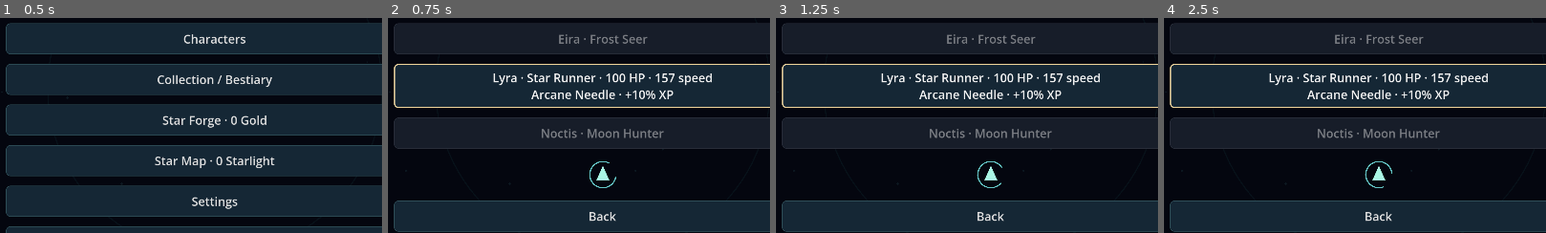
Above: before the commit, frames 1-4 (left to right).
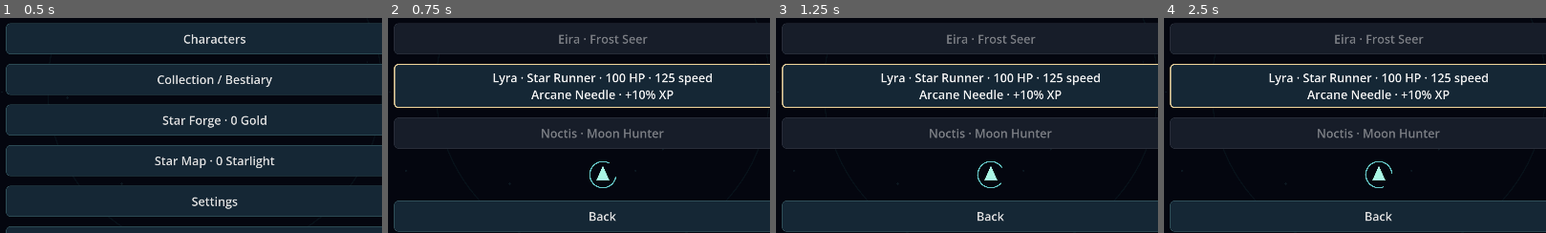
Above: after the commit, the same moments.

Repository: RaphaelGebauer/NULLBORN
Game: Godot game, scene res://scenes/main_menu.tscn
Same seed, same stepped clock (60 frames per second), same inputs: the game is played once before the commit and once after it.
Inputs:
- Up to frame 1 (0.5 s): no input
- Up to frame 2 (0.75 s): click "New Run" at 0.5 s
- Up to frame 3 (1.25 s): no input
- Up to frame 4 (2.5 s): click "Back" at 1.25 s; click "New Run" at 2 s
The pictures show only the part of the screen within x 22-72%, y 34-84%; the shares and areas given below are measured in that part.

Frame 1 is identical in both runs. In frame 2, less than 0.1% of the frame differs, in the area x 71-75%, y 25-31%; in frame 3, less than 0.1%; in frame 4, less than 0.1%.

Commit message:
balance: reduce current hero speed by 20 percent and increase non-boss spawn HP

Diff:
--- a/resources/pacing.tres
+++ b/resources/pacing.tres
@@ -5,4 +5,4 @@
 id = "opening_pace"
 display_name = "Opening pace"
 description = "A measured opening with generous movement advantage and a gradual eight-minute ramp."
-values = {"player_speed": 0.7125, "player_damage": 0.93, "enemy_speed": 0.65, "spawn_rate": 0.4, "projectile_speed": 0.8, "attack_interval": 1.2, "ramp_seconds": 480.0}
+values = {"player_speed": 0.57, "player_damage": 0.93, "normal_enemy_hp": 1.2, "enemy_speed": 0.65, "spawn_rate": 0.4, "projectile_speed": 0.8, "attack_interval": 1.2, "ramp_seconds": 480.0}
--- a/scripts/world.gd
+++ b/scripts/world.gd
@@ -67,6 +67,8 @@
 	var v: Dictionary=model.registry.get_def(id).values
 	var m: int=mini(29,int(model.time/60))
 	var hp_scale: float=(1+.055*m+.0025*m*m)*(1+.006*maxi(model.level-1,0))*(1+.10*floori(m/5.0))*(1+model.curse)
+	# Apply once to fresh spawn HP, including children/summons; bosses keep their existing HP.
+	if not boss: hp_scale*=model.pacing.values.get("normal_enemy_hp",1.0)
 	var e: Dictionary={} if enemy_pool.is_empty() else enemy_pool.pop_back()
 	e.clear()
 	e.merge({"id":serial,"kind":id,"pos":pos,"hp":v.hp*hp_scale,"max_hp":v.hp*hp_scale,"speed":v.speed*minf(1.35,1+.012*m) …(294 unchanged characters)…
--- a/tests/balance_fixes_runner.gd
+++ b/tests/balance_fixes_runner.gd
@@ -11,8 +11,8 @@
 		var model=Model.new()
 		model.hero=hero
 		model.recalculate()
-		var old_speed: float=model.registry.get_def(hero).values.speed*.75
-		check(is_equal_approx(model.speed,old_speed*.95),"Exactly proportional five percent reduction: "+hero)
+		var old_speed: float=model.registry.get_def(hero).values.speed*.7125
+		check(is_equal_approx(model.speed,old_speed*.8),"Exactly proportional additional twenty percent reduction: "+hero)
 		model.meta={"speed":3,"long_stride":2,"evasive_instinct":2,"might":2}
 		model.passives={"runner_boots":3,"momentum_feather":2,"power_core":3}
 		model.constellation_nodes=["comet_spark","far_traveler","rush_of_stars"]
@@ -23,11 +23,11 @@
 		var current: float=model.speed
 		var damage: float=model.might
 		model.pacing=model.pacing.duplicate(true)
-		model.pacing.values.player_speed=.75
+		model.pacing.values.player_speed=.7125
 		model.pacing.values.player_damage=1.0
 		model.recalculate()
-		check(is_equal_approx(current,model.speed*.95) and is_equal_approx(damage,model.might*.93),"Meta/passive/timed/low-health/star bonuses stay proportional: "+hero)
-		model.pacing.values.player_speed=.7125
+		check(is_equal_approx(current,model.speed*.8) and is_equal_approx(damage,model.might*.93),"Meta/passive/timed/low-health/star bonuses stay proportional: "+hero)
+		model.pacing.values.player_speed=.57
 		model.pacing.values.player_damage=.93
 		model.recalculate()
 		for i in range(10): model.recalculate()
--- /dev/null
+++ b/tests/layout_balance_runner.gd
@@ -0,0 +1,153 @@
+extends SceneTree
+const Model=preload("res://scripts/run_model.gd")
+const Report=preload("res://scripts/run_report.gd")
+var passes: int=0
+var failures: int=0
+func _initialize() -> void: call_deferred("run")
+func check(ok: bool,message: String) -> void:
+	if ok: passes+=1; print("PASS ",message)
+	else: failures+=1; push_error("FAIL "+message)
+func snapshot(app: Node) -> PackedByteArray:
+	return var_to_bytes([app.model.time,app.model.statistics.combat_seconds,app.model.xp,app.model.gold,app.model.rng.state,app.model.weapons,app.model.passives,app.world.enemies,app.world.shots,app.world.combat.elapsed,app.world.player.position])
+func run() -> void:
+	for hero in ["lyra","brann","eira","noctis"]:
+		var model=Model.new()
+		model.hero=hero
+		model.recalculate()
+		var previous: float=model.registry.get_def(hero).values.speed*.7125
+		check(is_equal_approx(model.speed,previous*.8),"Current base movement ×0.8 for "+hero)
+		for fast in [false,true]:
+			model.fast=fast
+			model.meta={"speed":2,"long_stride":2,"evasive_instinct":3}
+			model.passives={"runner_boots":2,"momentum_feather":3}
+			model.constellation_nodes=["comet_spark","far_traveler","rush_of_stars"]
+			model.time=240
+			model.hp=20
+			model.rush_until=260
+			model.recalculate()
+			var speed: float=model.speed
+			model.pacing=model.pacing.duplicate(true)
+			model.pacing.values.player_speed=.7125
+			model.recalculate()
+			check(is_equal_approx(speed,model.speed*.8),"All additive speed bonuses retained; Quick="+str(fast)+" "+hero)
+			model.pacing.values.player_speed=.57
+			for i in range(20): model.recalculate()
+			check(is_equal_approx(speed,model.speed),"Repeated recalculation never compounds speed "+hero)
+	var loot_snapshots: Array=[]
+	for factor in [1.0,1.2]:
+		var loot_model=Model.new()
+		loot_model.pacing=loot_model.pacing.duplicate(true)
+		loot_model.pacing.values.normal_enemy_hp=factor
+		loot_model.time=1200
+		loot_model.rng.seed=115
+		var loot_world=load("res://scenes/game.tscn").instantiate()
+		loot_world.model=loot_model
+		root.add_child(loot_world)
+		loot_world.set_physics_process(false)
+		loot_world.player.set_physics_process(false)
+		for id in ["wisp","elite_hunter","astral_guardian"]:
+			loot_world.kill_enemy(loot_world.spawn_enemy(id,Vector2(700,0)))
+		var kind: String=loot_model.registry.get_def("wave_20").values.weights.keys().filter(func(id):return id!="splitter")[0]
+		var elite: Dictionary=loot_world.spawn_enemy(kind,Vector2(700,0))
+		loot_world.elite_director.promote(elite,["armored"])
+		loot_world.kill_enemy(elite)
+		loot_snapshots.append(var_to_bytes([loot_world.pickups,loot_model.kills,loot_model.bosses,loot_model.instability,loot_model.affixes_seen,loot_model.rng.state]))
+		loot_world.queue_free()
+		await process_frame
+		await process_frame
+	check(loot_snapshots[0]==loot_snapshots[1],"Actual normal/elite/boss kill rewards and RNG are identical under old/new HP factor")
+	var model=Model.new()
+	model.recalculate()
+	var world=load("res://scenes/game.tscn").instantiate()
+	world.model=model
+	root.add_child(world)
+	world.set_physics_process(false)
+	world.player.set_physics_process(false)
+	for minute in [0,17,29]:
+		model.time=minute*60
+		model.level=1 if minute==0 else 20
+		model.curse=0 if minute==0 else .5
+		model.instability=95
+		var scaling: float=(1+.055*minute+.0025*minute*minute)*(1+.006*maxi(model.level-1,0))*(1+.1*floori(minute/5.0))*(1+model.curse)
+		for id in model.registry.catalogs.enemy:
+			var values: Dictionary=model.registry.get_def(id).values
+			var enemy: Dictionary=world.spawn_enemy(id,Vector2(700,200))
+			var expected: float=values.hp*scaling*(1.0 if values.boss else 1.2)
+			check(is_equal_approx(enemy.hp,expected) and is_equal_approx(enemy.max_hp,expected),"Exactly one HP factor, boss exemption: %s at %d" % [id,minute])
+			check(is_equal_approx(enemy.speed,values.speed*minf(1.35,1+.012*minute)*(1+.35*model.curse)) and is_equal_approx(enemy.damage,values.damage*(1+.035*minute)) and enemy.xp==values.xp,"Speed/damage/XP unchanged: "+id)
+			world.enemies.erase(enemy)
+			world.enemy_pool.append(enemy)
+	model.time=0
+	model.level=1
+	model.curse=0
+	model.instability=0
+	model.time=1200
+	model.instability=95
+	for affixes in [["armored"],["armored","swift"],["armored","swift","hexbound"]]:
+		var elite: Dictionary=world.spawn_enemy(model.registry.get_def("wave_20").values.weights.keys().filter(func(id):return id!="splitter")[0],Vector2(500,0))
+		var base_hp: float=model.registry.get_def(elite.kind).values.hp*4.34
+		check(world.elite_director.promote(elite,affixes) and is_equal_approx(elite.max_hp,base_hp*1.2*(2.5+.25*(affixes.size()-1))),"Existing elite multiplier after one new HP factor: "+str(affixes.size()))
+		var hp: float=elite.max_hp
+		check(not world.elite_director.promote(elite,affixes) and hp==elite.max_hp,"Repeated promotion cannot scale HP again")
+	model.time=0
+	var splitter: Dictionary=world.spawn_enemy("splitter",Vector2(700,0))
+	world.kill_enemy(splitter)
+	var children: Array=world.enemies.filter(func(e):return e.child)
+	check(children.size()==2 and children.all(func(e):return is_equal_approx(e.max_hp,model.registry.get_def("mite").values.hp*1.2)),"Actual splitter children receive HP factor once")
+	var queen: Dictionary=world.spawn_enemy("void_queen",Vector2(600,300))
+	world.bosses.safe_summons(queen)
+	children=world.enemies.filter(func(e):return e.parent_boss==queen.id)
+	check(children.size()==3 and children.all(func(e):return is_equal_approx(e.hp,model.registry.get_def("mite").values.hp*1.2)),"Real Queen summons receive normal HP; boss keeps its HP")
+	var enemy: Dictionary=world.spawn_enemy("guardian",Vector2(700,0))
+	model.crit=0
+	var hp: float=enemy.hp
+	world.hit(enemy,100,{},"arcane_needle")
+	check(hp-enemy.hp==100 and is_equal_approx(model.pacing.values.player_damage,.93),"Previous player damage factor unchanged; hit pipeline does not add HP scaling")
+	world.queue_free()
+	await process_frame
+	await process_frame
+	var app=load("res://scenes/main_menu.tscn").instantiate()
+	app.save.path="user://layout-balance-test.json"
+	root.add_child(app)
+	app.save.persistent=false
+	app.start_run()
+	app.choose_rune(0)
+	app.events=[]
+	app.pause_game()
+	check(app.equipment_view.weapon_grid.columns==6 and app.equipment_view.weapon_grid.get_child_count()==6 and app.equipment_view.passive_grid.get_child_count()==6,"Pause has two real rows of six slots")
+	app.model.passives={"momentum_feather":2}
+	app.model.inventory_changed.emit()
+	check(app.equipment_view.passive_grid.get_child(0).tooltip_text.contains("Momentum Feather"),"Inventory signal refreshes projection without another inventory")
+	app.model.runes=["blood_moon","time_anchor"]
+	app.model.rune_changed.emit()
+	check(app.equipment_view.rune_grid.get_child_count()==2,"Rune signal refreshes centered rune view")
+	app.build_details()
+	check(app.equipment_view.weapon_grid.columns==3 and app.equipment_view.passive_grid.columns==3,"Build equipment is two grids with three columns")
+	check(app.detail_actions.get_child_count()==1 and app.detail_actions.get_child(0).text=="Back","Build has exactly one fixed Back action")
+	var before: PackedByteArray=snapshot(app)
+	await create_timer(.15,true).timeout
+	app.build_details()
+	await process_frame
+	check(before==snapshot(app),"Build rendering and waiting preserve clocks, inventories, movement, attacks, XP, gold and RNG")
+	app.detail_actions.get_child(0).pressed.emit()
+	check(app.state=="PAUSED" and paused and before==snapshot(app),"Back returns to the same paused session")
+	app.build_details()
+	var cancel:=InputEventAction.new()
+	cancel.action="ui_cancel"
+	cancel.pressed=true
+	app._unhandled_input(cancel)
+	check(app.state=="PAUSED" and paused and before==snapshot(app),"Esc/controller Back returns paused without simulation")
+	app.model.weapons={"ash_bow":5,"frost_shard":5}
+	app.model.passives={"runner_boots":5}
+	app.model.ensure_mutations()
+	for id in app.model.pending_mutations.duplicate(): app.model.select_mutation(id,app.catalog.mutation_choices(id)[0].id)
+	check(app.model.evolution(true)=="dusk_storm","Real fusion still prioritizes both bases")
+	var slots: Array=Report.equipment_slots(app.model,true)
+	check(slots[0].kind=="Fusion" and slots[0].description.contains("Primary 100%") and slots[0].description.contains("Echo 50%") and slots.size()==6,"Grid data retains both fusion imprints, strengths and all slots")
+	check(not str(Report.equipment_slots(Model.new(),true)).contains("Star Piercer"),"Equipment never reveals unknown recipes")
+	app.events=[]
+	app.menu()
+	app.queue_free()
+	await create_timer(.25,true).timeout
+	print("Layout/balance checks: ",passes," PASS / ",failures," FAIL")
+	quit(0 if failures==0 else 1)
--- /dev/null
+++ b/tests/opening_probe.gd
@@ -0,0 +1,51 @@
+extends SceneTree
+# Informational three-minute opening probe: no immunity, healing or damage overrides.
+# Scripted circular movement at actual Model speed and automatic legal choices are not human balance proof.
+func _initialize() -> void: call_deferred("run")
+func run() -> void:
+	for hero in ["lyra","brann","eira","noctis"]:
+		for previous in [true,false]:
+			var model=load("res://scripts/run_model.gd").new()
+			model.rng.seed=115
+			model.hero=hero
+			model.weapons={model.registry.get_def(hero).values.weapon:1}
+			model.pacing=model.pacing.duplicate(true)
+			if previous:
+				model.pacing.values.player_speed=.7125
+				model.pacing.values.normal_enemy_hp=1.0
+			model.recalculate()
+			model.add_rune("time_anchor")
+			var world=load("res://scenes/game.tscn").instantiate()
+			world.model=model
+			root.add_child(world)
+			world.set_physics_process(false)
+			world.player.set_physics_process(false)
+			world.player.get_node("Camera2D").position_smoothing_enabled=false
+			var events: Array=[]
+			model.modal_requested.connect(func(kind):events.append(kind))
+			model.mutation_requested.connect(func(id):events.append("MUTATION:"+id))
+			var first_hit: float=-1
+			var minimum_hp: float=model.hp
+			var peak_enemies: int=0
+			var angle: float=0
+			for frame in range(5400):
+				angle+=model.speed/240.0/30
+				world.player.position=Vector2.RIGHT.rotated(angle)*240
+				world.player.invulnerable=maxf(0,world.player.invulnerable-1.0/30)
+				world.player.get_node("Camera2D").force_update_scroll()
+				world._physics_process(1.0/30)
+				if first_hit<0 and model.statistics.damage_taken>0: first_hit=model.time
+				minimum_hp=minf(minimum_hp,model.hp)
+				peak_enemies=maxi(peak_enemies,world.enemies.size())
+				while not events.is_empty() and not model.finished:
+					var kind: String=events.pop_front()
+					if kind=="LEVELUP": model.upgrade(model.offers()[0])
+					if kind.begins_with("MUTATION:"):
+						var id: String=kind.get_slice(":",1)
+						model.select_mutation(id,model.registry.mutation_choices(id)[0].id)
+				if model.finished: break
+			print("OPENING ",hero," ","previous" if previous else "current"," · run seconds ",snappedf(model.time,.01)," · min/final HP ",snappedf(minimum_hp,.01),"/",snappedf(model.hp,.01)," · damage taken ",model.statistics.damage_taken," · first hit ",snappedf(first_hit,.01)," · peak enemies ",peak_enemies," · kills ",model.kills," · level ",model.level)
+			world.queue_free()
+			await process_frame
+			await process_frame
+	quit()
--- a/tests/test_runner.gd
+++ b/tests/test_runner.gd
@@ -226,14 +226,14 @@
 	check(is_equal_approx(combat_world.combat.params(duration_values).duration,duration_values.duration*combat_world.model.duration*1.25),"Zeitanker verlängert echten Beam")
 	var pace=load("res://scripts/run_model.gd").new()
 	pace.recalculate()
-	check(is_equal_approx(pace.speed,156.75),"Slower starting movement")
+	check(is_equal_approx(pace.speed,125.4),"Slower starting movement")
 	pace.meta={"long_stride":2}
 	pace.recalculate()
 	pace.tick(120)
-	check(pace.speed>156.75 and is_equal_approx(pace.speed,156.75*1.04),"Long Stride increases movement with game time")
+	check(pace.speed>125.4 and is_equal_approx(pace.speed,125.4*1.04),"Long Stride increases movement with game time")
 	pace.passives={"momentum_feather":2,"recovery_moss":4}
 	pace.recalculate()
-	check(pace.speed>156.75*1.04 and pace.regeneration==1,"Momentum Feather and Recovery Moss have real effects")
+	check(pace.speed>125.4*1.04 and pace.regeneration==1,"Momentum Feather and Recovery Moss have real effects")
 	var discovery_fixture=load("res://scripts/save_manager.gd").new()
 	discovery_fixture.persistent=false
 	check(not discovery_fixture.discovered("prism_disc","weapon") and not discovery_fixture.discovered("brann","character"),"Unselected equipment and characters stay hidden")
@@ -375,7 +375,7 @@
 	for hero_id in registry.catalogs.character:
 		slow_model.hero=hero_id
 		slow_model.recalculate()
-		check(slow_model.speed>early_mite.velocity.length()*1.3,"Safe early kiting margin for "+hero_id)
+		check(is_equal_approx(slow_model.speed,registry.get_def(hero_id).values.speed*.57) and slow_model.speed>early_mite.velocity.length(),"Requested base speed remains above early mite speed: "+hero_id)
 	slow_model.hero="lyra"
 	slow_model.recalculate()
 	pace_world.combat.update(.001)
@@ -385,7 +385,7 @@
 	check(is_equal_approx(pace_world.shots[-1].velocity.length(),120),"Hostile projectiles are slowed as well")
 	slow_model.meta={"projectile_speed":5,"battle_rhythm":5,"pickup_speed":5,"evasive_instinct":5,"speed":5}
 	slow_model.recalculate()
-	check(slow_model.speed>156.75 and slow_model.projectile_speed==1.3 and slow_model.pickup_speed==1.6,"Movement, missile and gathering meta upgrades take effect")
+	check(slow_model.speed>125.4 and slow_model.projectile_speed==1.3 and slow_model.pickup_speed==1.6,"Movement, missile and gathering meta upgrades take effect")
 	slow_model.time=600
 	slow_model.tick(0)
 	check(is_equal_approx(slow_model.cooldown,.5),"Battle Rhythm accelerates weapons over time")
Not shown, added: tests/layout_balance_runner.gd.uid
Not shown, changed: tools/check.sh
